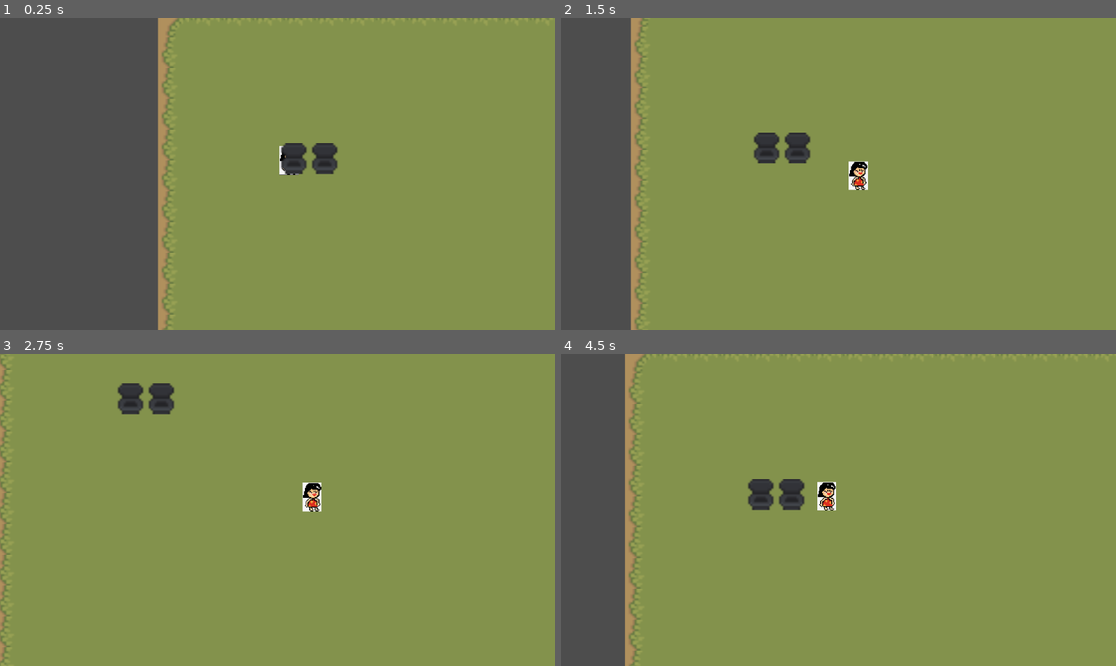
Above: before the commit, frames 1-4 (two rows, left to right).
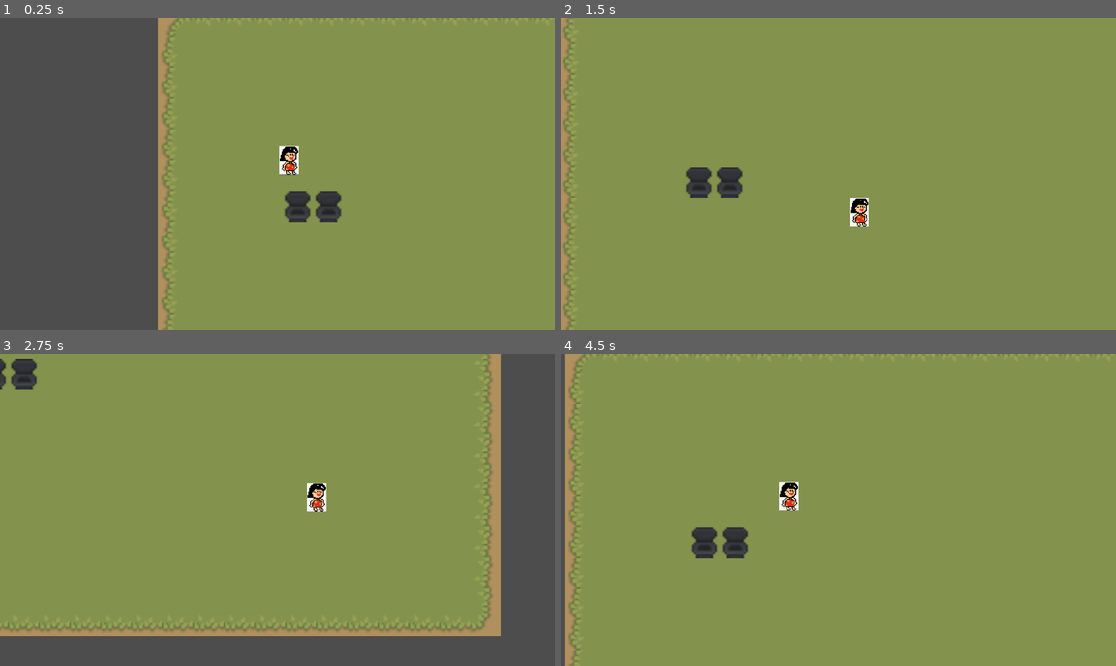
Above: after the commit, the same moments.

Repository: xntle/MOMFURY
Game: Godot game, scene res://scene/Game.tscn
Same seed, same stepped clock (60 frames per second), same inputs: the game is played once before the commit and once after it.
Inputs:
- Up to frame 1 (0.25 s): no input
- Up to frame 2 (1.5 s): tap Enter at 0.5 s; hold D (move_right) 0.53-1.28 s; tap Space (roll, bound only after the commit) at 0.6, 1.35 s; hold S (move_down) from 1.28 s (still down)
- Up to frame 3 (2.75 s): release S (move_down) at 2.03 s; hold D (move_right) from 2.03 s (still down); tap Space (roll, bound only after the commit) at 2.1 s
- Up to frame 4 (4.5 s): release D (move_right) at 2.78 s; hold W (move_up) 2.78-3.53 s; tap Space (roll, bound only after the commit) at 2.85, 3.6, 4.35 s; hold A (move_left) from 3.53 s (still down)

The runs differ from the first frame. In frame 1, 1.6% of the frame differs, in the area x 50-62%, y 40-66%; in frame 2, 16%; in frame 3, 24%, in the area x 0-100%, y 0-100%; in frame 4, 14%.

Commit message:
Dodge Roll

Diff:
--- a/project.godot
+++ b/project.godot
@@ -42,3 +42,8 @@
 "events": [Object(InputEventMouseButton,"resource_local_to_scene":false,"resource_name":"","device":-1,"window_id":0,"a …(253 unchanged characters)…
 ]
 }
+roll={
+"deadzone": 0.5,
+"events": [Object(InputEventKey,"resource_local_to_scene":false,"resource_name":"","device":0,"window_id":0,"alt_pressed":false,"shift_pressed":false,"ctrl_pressed":false,"meta_pressed":false,"pressed":false,"keycode":0,"physical_keycode":32,"key_label":0,"unicode":0,"location":0,"echo":false,"script":null)
+]
+}
--- a/scene/Furnitures.tscn
+++ /dev/null
@@ -1,447 +0,0 @@
-[gd_scene load_steps=4 format=3 uid="uid://dnymq4p6u4aan"]
-
-[ext_resource type="Texture2D" uid="uid://cymvy8ravypb7" path="res://background/interior full/furniture/bathroom.png" id="1_v5d26"]
-
-[sub_resource type="TileSetAtlasSource" id="TileSetAtlasSource_cb2yf"]
-texture = ExtResource("1_v5d26")
-0:0/0 = 0
-1:0/0 = 0
-2:0/0 = 0
-3:0/0 = 0
-4:0/0 = 0
-5:0/0 = 0
-6:0/0 = 0
-7:0/0 = 0
-8:0/0 = 0
-9:0/0 = 0
-10:0/0 = 0
-11:0/0 = 0
-12:0/0 = 0
-13:0/0 = 0
-14:0/0 = 0
-15:0/0 = 0
-16:0/0 = 0
-17:0/0 = 0
-18:0/0 = 0
-19:0/0 = 0
-20:0/0 = 0
-21:0/0 = 0
-22:0/0 = 0
-23:0/0 = 0
-24:0/0 = 0
-25:0/0 = 0
-0:1/0 = 0
-1:1/0 = 0
-2:1/0 = 0
-3:1/0 = 0
-4:1/0 = 0
-5:1/0 = 0
-6:1/0 = 0
-7:1/0 = 0
-8:1/0 = 0
-9:1/0 = 0
-10:1/0 = 0
-11:1/0 = 0
-12:1/0 = 0
-0:2/0 = 0
-1:2/0 = 0
-2:2/0 = 0
-3:2/0 = 0
-4:2/0 = 0
-5:2/0 = 0
-6:2/0 = 0
-7:2/0 = 0
-8:2/0 = 0
-9:2/0 = 0
-10:2/0 = 0
-11:2/0 = 0
-12:2/0 = 0
-0:3/0 = 0
-1:3/0 = 0
-2:3/0 = 0
-3:3/0 = 0
-4:3/0 = 0
-5:3/0 = 0
-6:3/0 = 0
-7:3/0 = 0
-8:3/0 = 0
-9:3/0 = 0
-10:3/0 = 0
-11:3/0 = 0
-12:3/0 = 0
-0:4/0 = 0
-1:4/0 = 0
-2:4/0 = 0
-3:4/0 = 0
-4:4/0 = 0
-5:4/0 = 0
-6:4/0 = 0
-7:4/0 = 0
-8:4/0 = 0
-9:4/0 = 0
-10:4/0 = 0
-11:4/0 = 0
-12:4/0 = 0
-13:4/0 = 0
-14:4/0 = 0
-15:4/0 = 0
-16:4/0 = 0
-17:4/0 = 0
-18:4/0 = 0
-19:4/0 = 0
-20:4/0 = 0
-21:4/0 = 0
-22:4/0 = 0
-23:4/0 = 0
-24:4/0 = 0
-0:5/0 = 0
-1:5/0 = 0
-2:5/0 = 0
-3:5/0 = 0
-4:5/0 = 0
-13:5/0 = 0
-14:5/0 = 0
-15:5/0 = 0
-16:5/0 = 0
-17:5/0 = 0
-18:5/0 = 0
-19:5/0 = 0
-20:5/0 = 0
-21:5/0 = 0
-22:5/0 = 0
-23:5/0 = 0
-24:5/0 = 0
-0:6/0 = 0
-1:6/0 = 0
-2:6/0 = 0
-3:6/0 = 0
-4:6/0 = 0
-5:6/0 = 0
-6:6/0 = 0
-7:6/0 = 0
-8:6/0 = 0
-9:6/0 = 0
-10:6/0 = 0
-11:6/0 = 0
-12:6/0 = 0
-13:6/0 = 0
-14:6/0 = 0
-15:6/0 = 0
-16:6/0 = 0
-17:6/0 = 0
-18:6/0 = 0
-19:6/0 = 0
-20:6/0 = 0
-21:6/0 = 0
-22:6/0 = 0
-23:6/0 = 0
-24:6/0 = 0
-25:6/0 = 0
-0:7/0 = 0
-1:7/0 = 0
-2:7/0 = 0
-3:7/0 = 0
-4:7/0 = 0
-5:7/0 = 0
-6:7/0 = 0
-7:7/0 = 0
-8:7/0 = 0
-9:7/0 = 0
-10:7/0 = 0
-11:7/0 = 0
-12:7/0 = 0
-13:7/0 = 0
-14:7/0 = 0
-15:7/0 = 0
-16:7/0 = 0
-17:7/0 = 0
-18:7/0 = 0
-19:7/0 = 0
-20:7/0 = 0
-21:7/0 = 0
-22:7/0 = 0
-23:7/0 = 0
-24:7/0 = 0
-25:7/0 = 0
-0:8/0 = 0
-1:8/0 = 0
-2:8/0 = 0
-3:8/0 = 0
-4:8/0 = 0
-5:8/0 = 0
-6:8/0 = 0
-7:8/0 = 0
-8:8/0 = 0
-9:8/0 = 0
-10:8/0 = 0
-11:8/0 = 0
-12:8/0 = 0
-13:8/0 = 0
-14:8/0 = 0
-15:8/0 = 0
-16:8/0 = 0
-17:8/0 = 0
-18:8/0 = 0
-19:8/0 = 0
-20:8/0 = 0
-21:8/0 = 0
-22:8/0 = 0
-23:8/0 = 0
-24:8/0 = 0
-25:8/0 = 0
-0:9/0 = 0
-1:9/0 = 0
-2:9/0 = 0
-3:9/0 = 0
-4:9/0 = 0
-5:9/0 = 0
-6:9/0 = 0
-7:9/0 = 0
-8:9/0 = 0
-9:9/0 = 0
-10:9/0 = 0
-11:9/0 = 0
-12:9/0 = 0
-13:9/0 = 0
-14:9/0 = 0
-15:9/0 = 0
-16:9/0 = 0
-17:9/0 = 0
-18:9/0 = 0
-19:9/0 = 0
-20:9/0 = 0
-21:9/0 = 0
-22:9/0 = 0
-23:9/0 = 0
-24:9/0 = 0
-25:9/0 = 0
-0:10/0 = 0
-1:10/0 = 0
-8:10/0 = 0
-9:10/0 = 0
-16:10/0 = 0
-17:10/0 = 0
-24:10/0 = 0
-25:10/0 = 0
-0:11/0 = 0
-1:11/0 = 0
-8:11/0 = 0
-9:11/0 = 0
-16:11/0 = 0
-17:11/0 = 0
-18:11/0 = 0
-19:11/0 = 0
-20:11/0 = 0
-24:11/0 = 0
-25:11/0 = 0
-0:12/0 = 0
-1:12/0 = 0
-2:12/0 = 0
-3:12/0 = 0
-4:12/0 = 0
-5:12/0 = 0
-6:12/0 = 0
-7:12/0 = 0
-8:12/0 = 0
-9:12/0 = 0
-10:12/0 = 0
-11:12/0 = 0
-12:12/0 = 0
-13:12/0 = 0
-14:12/0 = 0
-15:12/0 = 0
-16:12/0 = 0
-17:12/0 = 0
-18:12/0 = 0
-19:12/0 = 0
-20:12/0 = 0
-21:12/0 = 0
-22:12/0 = 0
-23:12/0 = 0
-24:12/0 = 0
-25:12/0 = 0
-0:13/0 = 0
-1:13/0 = 0
-2:13/0 = 0
-3:13/0 = 0
-4:13/0 = 0
-5:13/0 = 0
-6:13/0 = 0
-7:13/0 = 0
-8:13/0 = 0
-9:13/0 = 0
-10:13/0 = 0
-11:13/0 = 0
-12:13/0 = 0
-13:13/0 = 0
-14:13/0 = 0
-15:13/0 = 0
-16:13/0 = 0
-17:13/0 = 0
-18:13/0 = 0
-19:13/0 = 0
-20:13/0 = 0
-21:13/0 = 0
-22:13/0 = 0
-23:13/0 = 0
-24:13/0 = 0
-25:13/0 = 0
-0:14/0 = 0
-1:14/0 = 0
-2:14/0 = 0
-3:14/0 = 0
-4:14/0 = 0
-5:14/0 = 0
-6:14/0 = 0
-7:14/0 = 0
-8:14/0 = 0
-9:14/0 = 0
-10:14/0 = 0
-11:14/0 = 0
-12:14/0 = 0
-13:14/0 = 0
-14:14/0 = 0
-15:14/0 = 0
-16:14/0 = 0
-17:14/0 = 0
-18:14/0 = 0
-19:14/0 = 0
-20:14/0 = 0
-21:14/0 = 0
-22:14/0 = 0
-23:14/0 = 0
-24:14/0 = 0
-25:14/0 = 0
-0:15/0 = 0
-1:15/0 = 0
-2:15/0 = 0
-3:15/0 = 0
-4:15/0 = 0
-5:15/0 = 0
-6:15/0 = 0
-7:15/0 = 0
-8:15/0 = 0
-9:15/0 = 0
-10:15/0 = 0
-11:15/0 = 0
-12:15/0 = 0
-13:15/0 = 0
-14:15/0 = 0
-15:15/0 = 0
-16:15/0 = 0
-17:15/0 = 0
-18:15/0 = 0
-19:15/0 = 0
-20:15/0 = 0
-21:15/0 = 0
-22:15/0 = 0
-23:15/0 = 0
-24:15/0 = 0
-25:15/0 = 0
-0:16/0 = 0
-1:16/0 = 0
-2:16/0 = 0
-3:16/0 = 0
-4:16/0 = 0
-5:16/0 = 0
-6:16/0 = 0
-7:16/0 = 0
-8:16/0 = 0
-9:16/0 = 0
-10:16/0 = 0
-11:16/0 = 0
-12:16/0 = 0
-13:16/0 = 0
-14:16/0 = 0
-15:16/0 = 0
-16:16/0 = 0
-17:16/0 = 0
-18:16/0 = 0
-19:16/0 = 0
-20:16/0 = 0
-21:16/0 = 0
-22:16/0 = 0
-23:16/0 = 0
-24:16/0 = 0
-25:16/0 = 0
-26:16/0 = 0
-27:16/0 = 0
-0:17/0 = 0
-1:17/0 = 0
-2:17/0 = 0
-3:17/0 = 0
-4:17/0 = 0
-5:17/0 = 0
-6:17/0 = 0
-7:17/0 = 0
-8:17/0 = 0
-9:17/0 = 0
-10:17/0 = 0
-11:17/0 = 0
-12:17/0 = 0
-13:17/0 = 0
-14:17/0 = 0
-15:17/0 = 0
-16:17/0 = 0
-17:17/0 = 0
-18:17/0 = 0
-19:17/0 = 0
-20:17/0 = 0
-21:17/0 = 0
-22:17/0 = 0
-23:17/0 = 0
-24:17/0 = 0
-25:17/0 = 0
-26:17/0 = 0
-27:17/0 = 0
-7:18/0 = 0
-8:18/0 = 0
-9:18/0 = 0
-10:18/0 = 0
-11:18/0 = 0
-12:18/0 = 0
-13:18/0 = 0
-14:18/0 = 0
-15:18/0 = 0
-16:18/0 = 0
-17:18/0 = 0
-18:18/0 = 0
-19:18/0 = 0
-20:18/0 = 0
-21:18/0 = 0
-22:18/0 = 0
-23:18/0 = 0
-24:18/0 = 0
-25:18/0 = 0
-26:18/0 = 0
-27:18/0 = 0
-7:19/0 = 0
-8:19/0 = 0
-9:19/0 = 0
-10:19/0 = 0
-11:19/0 = 0
-12:19/0 = 0
-13:19/0 = 0
-14:19/0 = 0
-15:19/0 = 0
-16:19/0 = 0
-17:19/0 = 0
-18:19/0 = 0
-19:19/0 = 0
-20:19/0 = 0
-21:19/0 = 0
-22:19/0 = 0
-23:19/0 = 0
-24:19/0 = 0
-25:19/0 = 0
-26:19/0 = 0
-27:19/0 = 0
-
-[sub_resource type="TileSet" id="TileSet_3wgv2"]
-sources/0 = SubResource("TileSetAtlasSource_cb2yf")
-
-[node name="Furnitures" type="Node2D"]
-
-[node name="TileMapLayer" type="TileMapLayer" parent="."]
-tile_map_data = PackedByteArray(0, 0, 254, 255, 254, 255, 0, 0, 4, 0, 8, 0, 0, 0, 254, 255, 255, 255, 0, 0, 4, 0, 9, 0, 0, 0, 255, 255, 254, 255, 0, 0, 5, 0, 8, 0, 0, 0, 255, 255, 255, 255, 0, 0, 5, 0, 9, 0, 0, 0)
-tile_set = SubResource("TileSet_3wgv2")
--- /dev/null
+++ b/scene/Home.tscn
@@ -0,0 +1,3 @@
+[gd_scene format=3 uid="uid://bvqyi2y8qy546"]
+
+[node name="Home" type="Node2D"]
--- a/scene/House.tscn
+++ b/scene/House.tscn
@@ -1629,7 +1629,10 @@
 sources/1 = SubResource("TileSetAtlasSource_4cigq")
 sources/2 = SubResource("TileSetAtlasSource_f6bub")
 
-[sub_resource type="TileSetAtlasSource" id="TileSetAtlasSource_0k1xk"]
+[sub_resource type="RectangleShape2D" id="RectangleShape2D_3oudf"]
+size = Vector2(29, 8)
+
+[sub_resource type="TileSetAtlasSource" id="TileSetAtlasSource_70hri"]
 texture = ExtResource("4_m5rmj")
 0:0/0 = 0
 1:0/0 = 0
@@ -1919,30 +1922,25 @@
 25:17/0 = 0
 26:17/0 = 0
 27:17/0 = 0
-3:8/0 = 0
-4:8/0 = 0
 
-[sub_resource type="TileSet" id="TileSet_lf2kw"]
-sources/0 = SubResource("TileSetAtlasSource_0k1xk")
+[sub_resource type="TileSet" id="TileSet_e7ep0"]
+sources/0 = SubResource("TileSetAtlasSource_70hri")
 
-[sub_resource type="RectangleShape2D" id="RectangleShape2D_6auaa"]
-size = Vector2(33, 8)
-
-[node name="Game" type="Node2D"]
+[node name="House" type="Node2D"]
 
 [node name="Ground" type="TileMapLayer" parent="."]
 position = Vector2(66, 57)
 tile_map_data = PackedByteArray("AAACAP3/AgABAAEAAAADAP3/AgABAAEAAAAEAP3/AgABAAEAAAAFAP3/AgABAAEAAAAFAP7/AgABAAEAAAAGAP …(4960 unchanged characters)…
 tile_set = SubResource("TileSet_r3aus")
 
-[node name="Furniture" type="TileMapLayer" parent="."]
-z_index = 2
-tile_map_data = PackedByteArray("AAAAAP//AAACAAcAAAABAP//AAACAAcAAAA=")
-tile_set = SubResource("TileSet_lf2kw")
+[node name="Furniture" type="StaticBody2D" parent="Ground"]
+position = Vector2(-66, -57)
 
-[node name="StaticBody2D" type="StaticBody2D" parent="Furniture"]
+[node name="CollisionShape2D" type="CollisionShape2D" parent="Ground/Furniture"]
+position = Vector2(18.5, 13)
+shape = SubResource("RectangleShape2D_3oudf")
 
-[node name="CollisionShape2D" type="CollisionShape2D" parent="Furniture/StaticBody2D"]
-position = Vector2(17.5, -4)
-shape = SubResource("RectangleShape2D_6auaa")
-one_way_collision = true
+[node name="TileMapLayer" type="TileMapLayer" parent="Ground/Furniture"]
+position = Vector2(66, 57)
+tile_map_data = PackedByteArray("AAD9//3/AAACAAcAAAD8//3/AAACAAcAAAA=")
+tile_set = SubResource("TileSet_e7ep0")
--- /dev/null
+++ b/scene/furniture.tscn
@@ -0,0 +1,3 @@
+[gd_scene format=3 uid="uid://dnymq4p6u4aan"]
+
+[node name="Furnitures" type="Node2D"]
--- a/scripts/player.gd
+++ b/scripts/player.gd
@@ -2,11 +2,45 @@
 class_name PlayerController
 
 @export var move_speed = 20.0
+@export var roll_speed = 300.0
+@export var roll_time = 0.15
+@export var roll_cooldown = 0.4
 
-var direction : Vector2
+var direction: Vector2
+var is_rolling = false
+var roll_timer = 0.0
+var cooldown_timer = 0.0
+var roll_dir: Vector2
+
+var normal_mask = 0
+@export var roll_mask = 0
+
+func _ready():
+	normal_mask = collision_mask
+
 
 func _physics_process(delta):
-	# Y value of player input
+	# cooldown
+	if cooldown_timer > 0:
+		cooldown_timer -= delta
+
+	# --- ROLLING ---
+	if is_rolling:
+		roll_timer -= delta
+		velocity = roll_dir * roll_speed
+		move_and_slide()
+
+		# ROLL END
+		if roll_timer <= 0:
+			is_rolling = false
+			cooldown_timer = roll_cooldown
+
+			# RESTORE NORMAL COLLISION
+			collision_mask = normal_mask
+
+		return
+
+	# --- movement input ---
 	if Input.is_action_pressed("move_down"):
 		direction.y = 1
 	elif Input.is_action_pressed("move_up"):
@@ -14,7 +48,6 @@
 	else:
 		direction.y = 0
 
-	# X value of player input
 	if Input.is_action_pressed("move_right"):
 		direction.x = 1
 	elif Input.is_action_pressed("move_left"):
@@ -22,5 +55,17 @@
 	else:
 		direction.x = 0
 
+	# --- ROLL TRIGGER ---
+	if Input.is_action_just_pressed("roll") and cooldown_timer <= 0 and direction != Vector2.ZERO:
+		is_rolling = true
+		roll_timer = roll_time
+		roll_dir = direction.normalized()
+
+		# ENABLE ROLL COLLISION MASK
+		collision_mask = roll_mask
+
+		return
+
+	# normal movement
 	velocity = move_speed * direction * delta * 200
 	move_and_slide()
